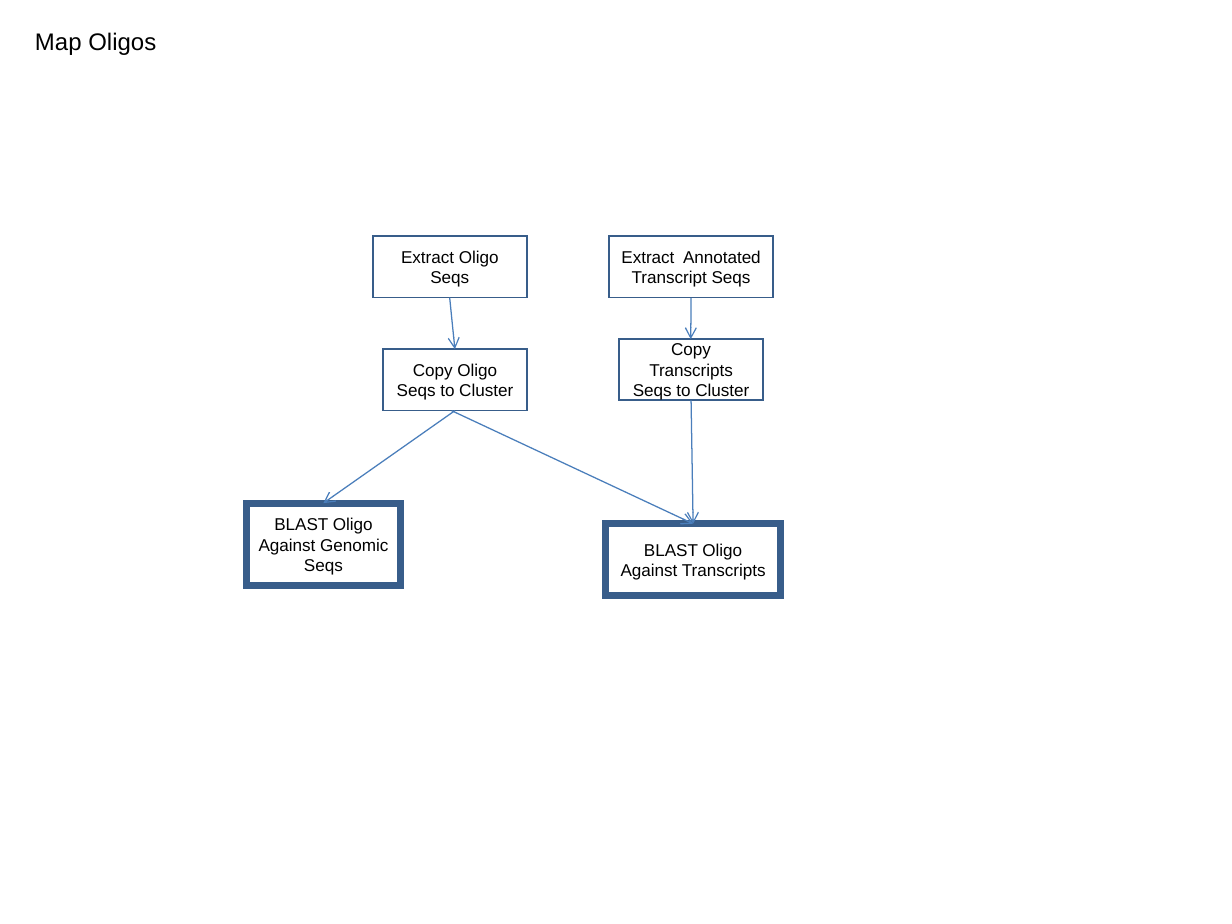
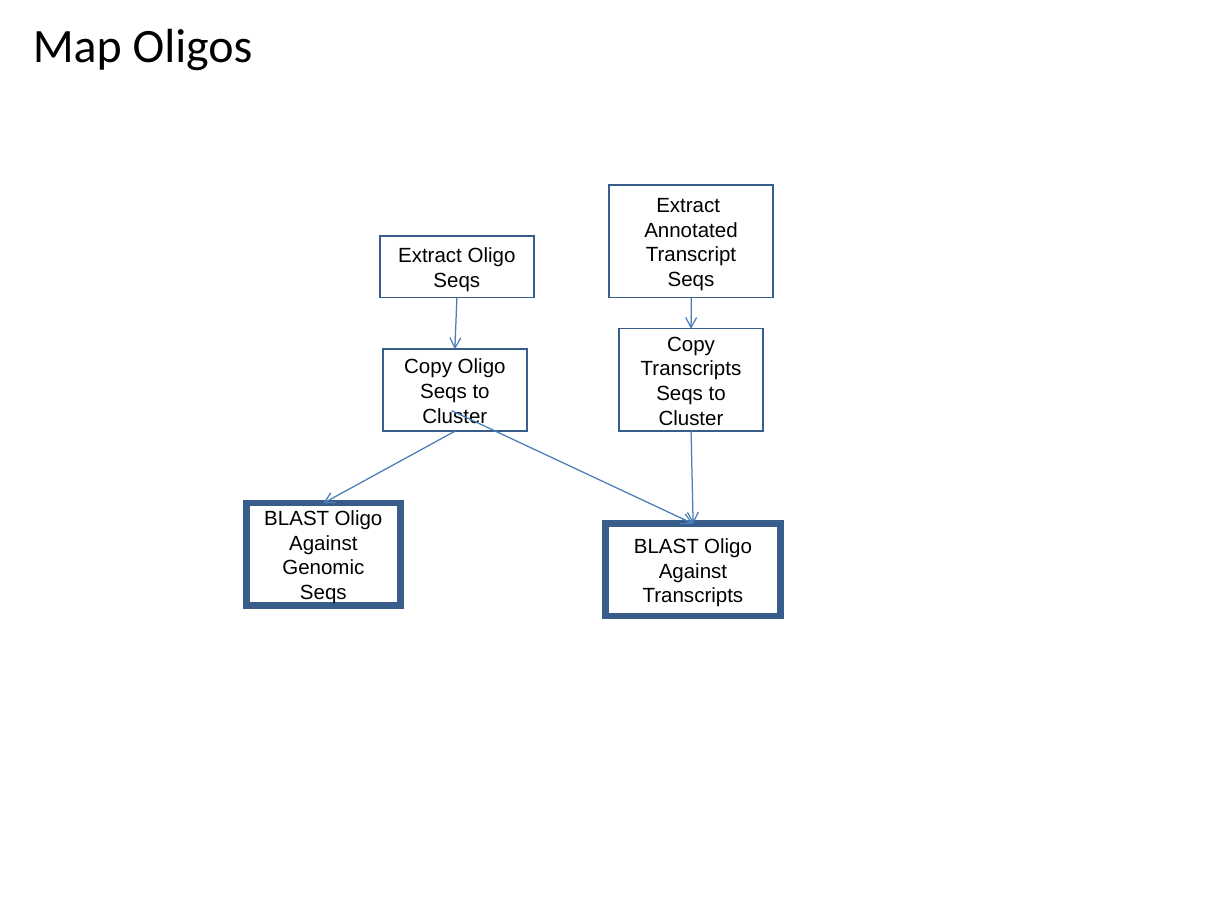
Before and after one commit to VEuPathDB/ApiCommonWorkflow, a slide deck: slide 24 of Main/doc/IntegratedWorkflow.ppt (slide 23 before the commit). Drawn at 1232x924 pixels with LibreOffice and Linux fonts; fonts in the diff are those of the drawing. Boxes give left, top, right and bottom in pixels: in the first picture for what was removed or moved away, otherwise in the second. Text is boxed around its words. In the diff, an @@ line names an element or a change of style, - is before the commit and + after.

```diff
--- a/Main/doc/IntegratedWorkflow.ppt
+++ b/Main/doc/IntegratedWorkflow.ppt
@@ title "Map Oligos" at bbox=[33, 28, 253, 71]: size 14 to 28 pt, font Arial to Calibri; alignment centre to left; vertical alignment top to middle @@
@@ size 10 to 12 pt in 6 elements at bbox=[379, 237, 533, 298], bbox=[246, 503, 400, 605], bbox=[606, 524, 781, 616], bbox=[383, 349, 527, 431], bbox=[620, 329, 764, 431], bbox=[609, 185, 772, 298] @@
@@ rectangle "Extract Annotated Transcript Seqs": place and size @@
-rectangle "Extract Annotated Transcript Seqs" at bbox=[609, 237, 772, 298]
+rectangle "Extract Annotated Transcript Seqs" at bbox=[609, 185, 772, 298]
@@ rectangle "Extract Oligo Seqs": place and size @@
-rectangle "Extract Oligo Seqs" at bbox=[373, 237, 527, 298]
+rectangle "Extract Oligo Seqs" at bbox=[379, 237, 533, 298]
@@ arrow moved from (450, 298) - (455, 349) to (457, 298) - (455, 349) @@
@@ arrow moved from (691, 298) - (691, 339) to (691, 298) - (691, 329) @@
@@ rectangle "Copy Transcripts Seqs to Cluster": place and size @@
-rectangle "Copy Transcripts Seqs to Cluster" at bbox=[620, 339, 764, 400]
+rectangle "Copy Transcripts Seqs to Cluster" at bbox=[620, 329, 764, 431]
@@ rectangle "Copy Oligo Seqs to Cluster": place and size @@
-rectangle "Copy Oligo Seqs to Cluster" at bbox=[383, 349, 527, 410]
+rectangle "Copy Oligo Seqs to Cluster" at bbox=[383, 349, 527, 431]
@@ arrow moved from (455, 410) - (323, 503) to (455, 431) - (323, 503) @@
@@ arrow moved from (691, 400) - (694, 524) to (691, 431) - (694, 524) @@
@@ rectangle "BLAST Oligo Against Genomic Seqs": place and size @@
-rectangle "BLAST Oligo Against Genomic Seqs" at bbox=[246, 503, 400, 585]
+rectangle "BLAST Oligo Against Genomic Seqs" at bbox=[246, 503, 400, 605]
@@ rectangle "BLAST Oligo Against Transcripts": place and size @@
-rectangle "BLAST Oligo Against Transcripts" at bbox=[606, 524, 781, 595]
+rectangle "BLAST Oligo Against Transcripts" at bbox=[606, 524, 781, 616]
```
Also in this commit, not shown: 29 other slides changed, 1 slide added.
